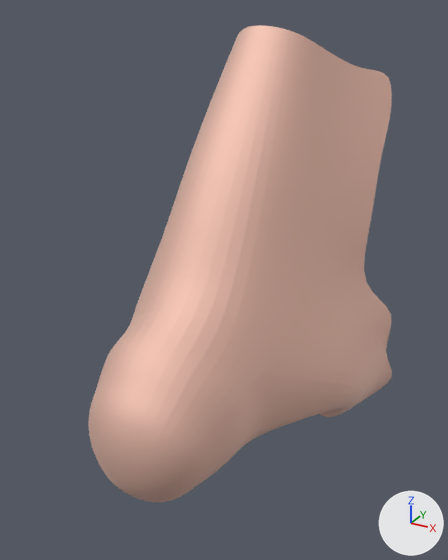
The OBJ model Samples/FaceDetector/models/nose4.obj: old version first, new version second.
Rendered twice from a 50 mm camera at (0.0358, -0.0829, 0.0052) aimed at (0.0022, -0.0219, -0.0253). Arrows for +X, +Y and +Z are at lower right; the lights stay in place. Where no turn or scale is listed for an object, it has been applied to the vertices.

The older version as bpy lines, for what is in view:
```python
mat_material_1 = principled_material('Material_1')
mat_material_1.base_color = (0.88, 0.623, 0.537)  # beige #f1cfc2
mat_material_1.metallic = 1.0
mat_material_1.roughness = 0.776
me_nose_start = bpy.data.meshes.new('nose_start')
me_nose_start.from_pydata(...)  # 3361 vertices, 3280 faces; spans x -0.0185..0.0199, y -0.0425..0.0039, z -0.0504..0.0033
me_nose_start.materials.append(mat_material_1)  # beige #f1cfc2
ob_nose_start = bpy.data.objects.new('nose_start', me_nose_start)
ob_nose_start.location = (0.0, 0.0, 0.0)
```
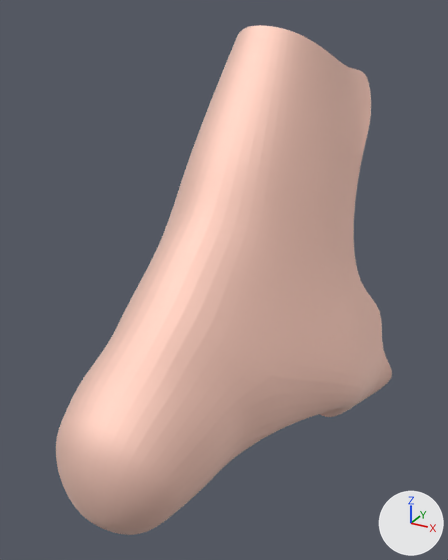
Location of each change, (x1, y1, x2, y2) in pixels of the pictures (448 x 560 px; the box of a moved part takes in the faces that stretch with it):
```json
{"object": "nose_start", "change": "recoloured, reshaped", "before": [89, 25, 392, 502], "after": [56, 25, 392, 535], "on screen": "11% wider, 7% taller"}
{"part": 1, "of": "me_nose_start", "change": "moved or reshaped", "before": [89, 46, 392, 502], "after": [56, 46, 390, 535]}
```

The change, as JSON lines over the scene's bpy script:
```json
{"op": "set", "path": "mat_material_1.base_color", "old": "(0.88, 0.623, 0.537)", "new": "(0.99, 0.73, 0.643)", "note": "beige #f1cfc2 -> beige #feded2"}
{"block": "me_nose_start", "where": "# used by ob_nose_start; location = (0.0, 0.0, 0.0)"}
{"op": "remove", "block": "me_nose_start", "code": "me_nose_start.from_pydata(...)  # 3361 vertices, 3280 faces; spans x -0.0185..0.0199, y -0.0425..0.0039, z -0.0504..0.0033"}
{"op": "add", "block": "me_nose_start", "code": "me_nose_start.from_pydata(...)  # 3361 vertices, 3280 faces; spans x -0.0185..0.0199, y -0.0478..0.0039, z -0.0504..0.0033"}
{"block": "me_nose_start", "change": "me_nose_start part 1: 2019 of 3361 vertices moved; they spanned x -0.0181..0.0194, y -0.0425..0.0039, z -0.0466..0.0005 and now span x -0.018..0.0193, y -0.0478..0.0039, z -0.0466..0.0005; mean shift (0.0, -0.0026, 0.0001); largest move (0.0007, -0.0425, -0.0396) -> (0.0007, -0.0478, -0.0396)"}
```
